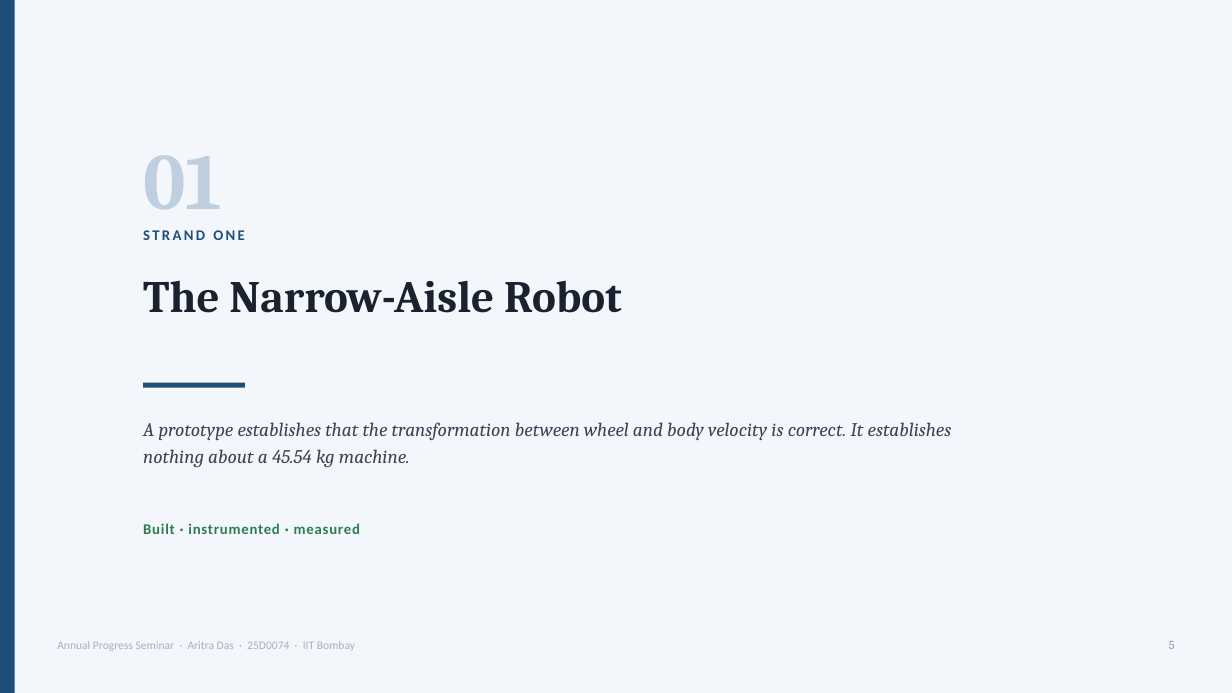
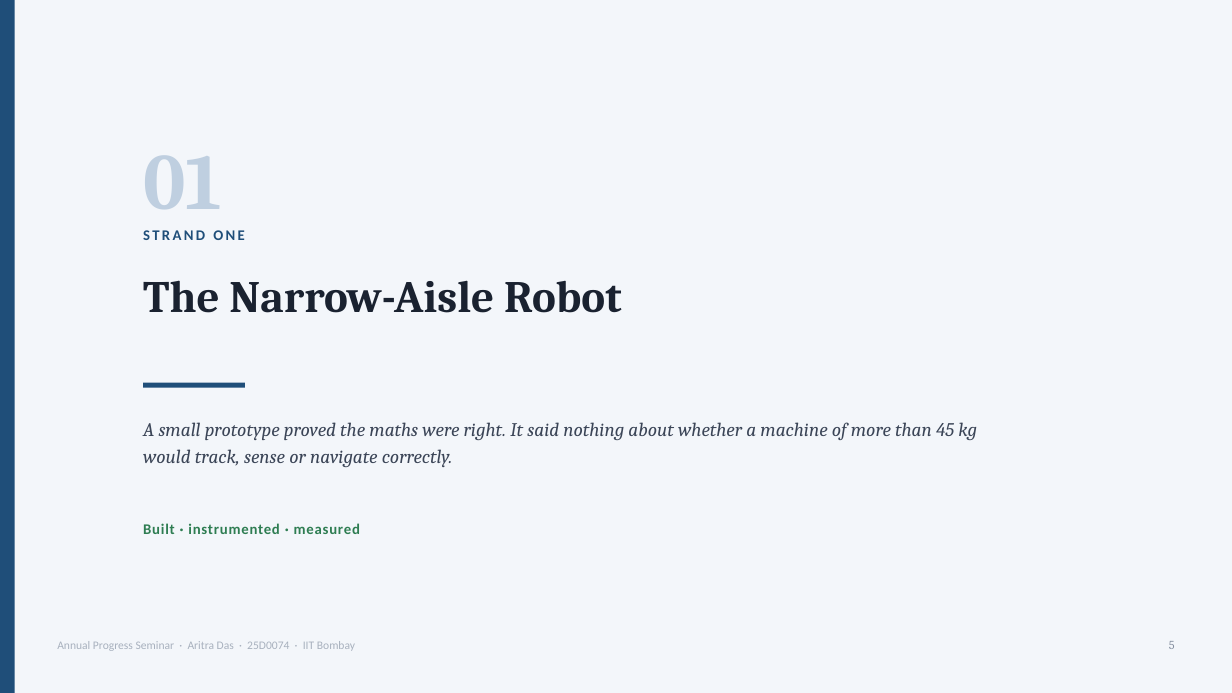
Before and after one commit to AritraD11/NarrowAisleBot, a slide deck: slide 5 of docs/aps_report/seminar_final/NarrowAisleBot_APS_Seminar.pptx. Drawn at 1232x693 pixels with LibreOffice and Linux fonts; fonts in the diff are those of the drawing. Boxes give left, top, right and bottom in pixels: in the first picture for what was removed or moved away, otherwise in the second. Text is boxed around its words. In the diff, an @@ line names an element or a change of style, - is before the commit and + after.

```diff
--- a/docs/aps_report/seminar_final/NarrowAisleBot_APS_Seminar.pptx
+++ b/docs/aps_report/seminar_final/NarrowAisleBot_APS_Seminar.pptx
@@ text at box(143, 422, 977, 467): text changed @@
-A prototype establishes that the transformation between wheel and body velocity is correct. It establishes nothing about a 45.54 kg machine.
+A small prototype proved the maths were right. It said nothing about whether a machine of more than 45 kg would track, sense or navigate correctly.
```
Also in this commit, not shown: 2 other files.
